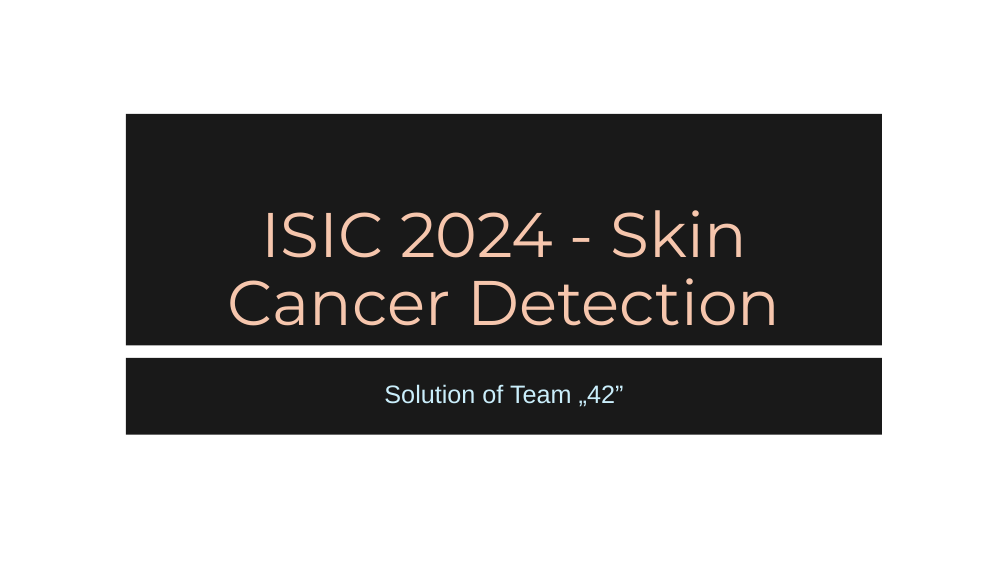
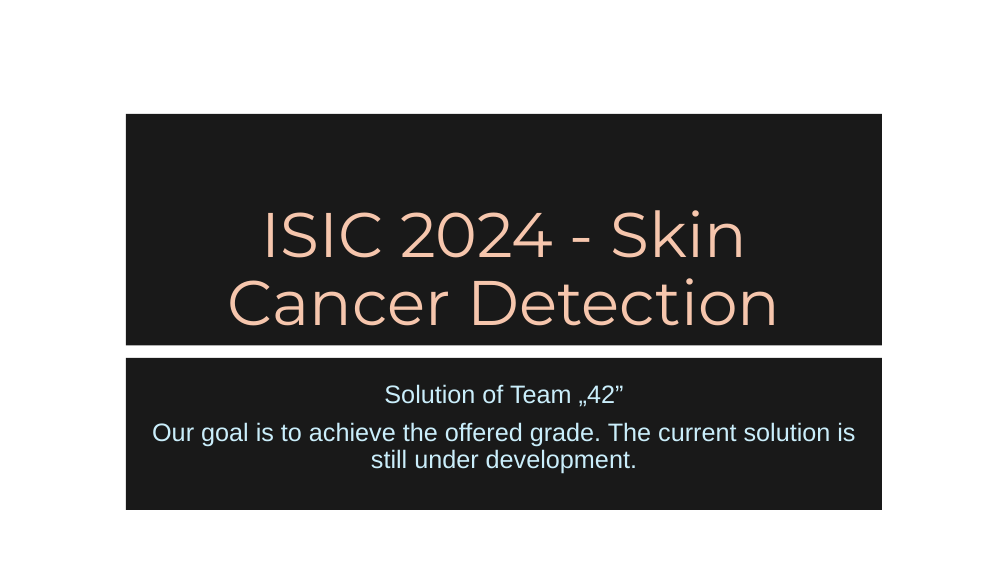
Before and after one commit to Agoston03/Deep-Learning-42, a slide deck: slide 1 of team42.pptx. Drawn at 1008x567 pixels with LibreOffice and Linux fonts; fonts in the diff are those of the drawing; background and template pictures are left out. Boxes give left, top, right and bottom in pixels: in the first picture for what was removed or moved away, otherwise in the second. Text is boxed around its words. In the diff, an @@ line names an element or a change of style, - is before the commit and + after.

Commit message:
Updated presentation

```diff
--- a/team42.pptx
+++ b/team42.pptx
@@ subtitle "Solution of Team „42”": place and size @@
-subtitle "Solution of Team „42”" at (126,358,882,435)
+subtitle "Solution of Team „42”" at (126,358,882,510)
@@ subtitle at (152,422,855,474): paragraph added @@
+Our goal is to achieve the offered grade. The current solution is still under development.
```
Also in this commit, not shown: 6 slides added, 5 slides removed.
